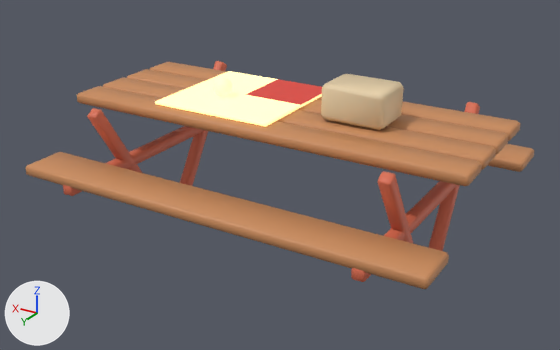
The glTF model public/models/lod/picnic_table.glb as it was, and as the next commit left it.
One viewpoint serves both versions: a camera (50 mm lens) standing at (-2.29, 3.89, 2.29) and looking at (0.01, 0.07, 0.38). The axes (+X, +Y, +Z) are drawn at lower left. The lights are the same throughout. The older version comes first. Where no turn or scale is listed for an object, it has been applied to the vertices. Vertices at exactly the same position are counted once.

Names of what the first picture shows: 'picnic_table'.
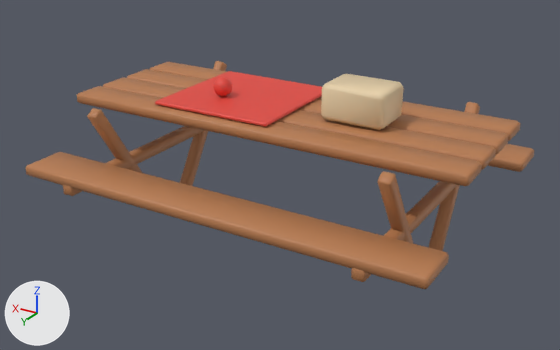
The change, as JSON lines over the scene's bpy script:
```json
{"block": "me_picnic_table_003", "where": "me_picnic_table_003.from_pydata(...)  # 551 vertices, 1042 faces; spans x -1.3..1.3, y -0.95..0.95, z -0.53..0.53"}
{"block": "me_picnic_table_003", "where": "# used by ob_picnic_table; location = (0.001, -0.001, 0.51)"}
{"block": "me_picnic_table_003", "change": "me_picnic_table_003 part 1"}
{"block": "me_picnic_table_003", "change": "12 vertices are removed from x 0.36..0.43, y 0.06..0.14, z 0.33..0.45"}
{"block": "me_picnic_table_003", "change": "49 faces are deleted"}
{"block": "me_picnic_table_003", "change": "1 vertex moves from x 0.4, y 0.08, z 0.33 to x 0.39, y 0.08, z 0.33"}
{"block": "me_picnic_table_003", "change": "14 vertices are added at x 0.36..0.44, y 0.06..0.14, z 0.33..0.45"}
{"block": "me_picnic_table_003", "change": "53 new faces join them"}
{"block": "me_picnic_table_003", "change": "me_picnic_table_003 part 2: 970 kept faces spanning x -1.3..1.3, y -0.95..0.95, z -0.53..0.53 get new texture (UV) coordinates"}
```

Where the change shows, as pixel boxes (x1, y1, x2, y2) in the pictures (560 x 350 px; the box of a moved part takes in the faces that stretch with it):
```json
{"part": 1, "of": "me_picnic_table_003", "change": "moved or reshaped", "before": [214, 77, 232, 96], "after": [214, 77, 232, 97]}
{"part": 2, "of": "me_picnic_table_003", "change": "surface changed", "before": [26, 61, 534, 289], "after": [26, 61, 534, 289]}
```
